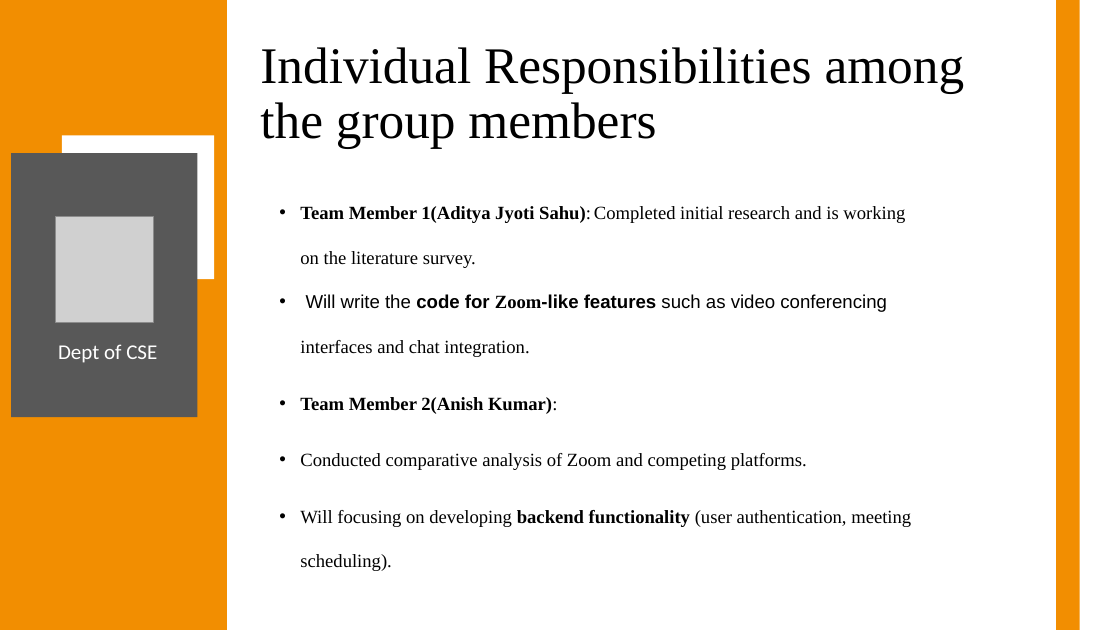
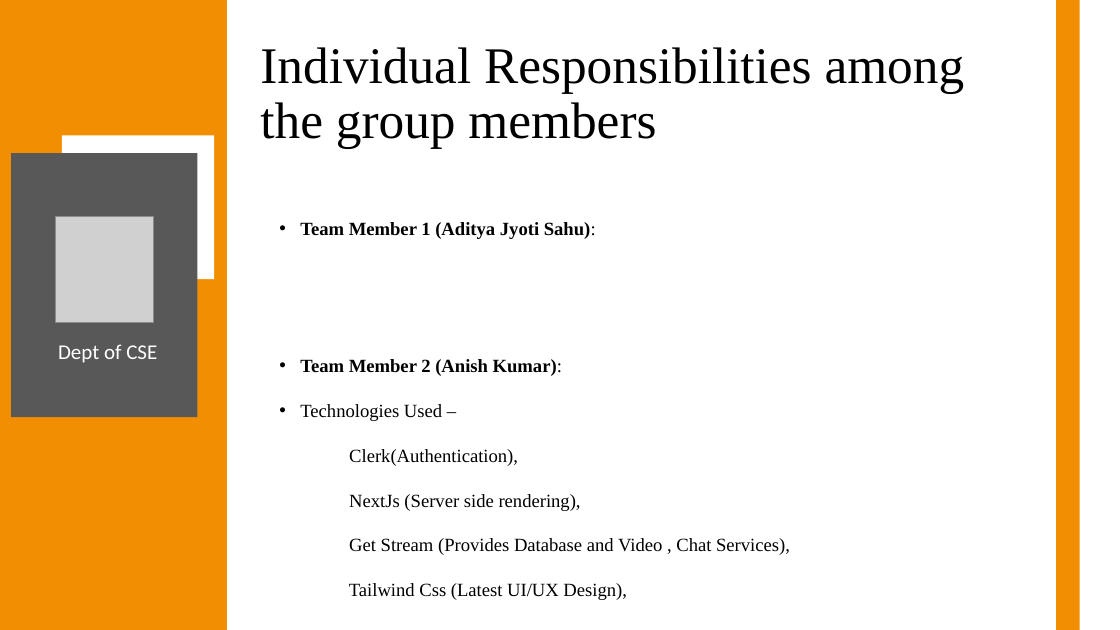
Before and after one commit to Anish202020/7th-Semester, a slide deck: slide 17 of Report & PPT/Project Work/Ppt/Callify Synopsis.pptx. Drawn at 1120x630 pixels with LibreOffice and Linux fonts; fonts in the diff are those of the drawing; grey boxes stand for pictures. Boxes give left, top, right and bottom in pixels: in the first picture for what was removed or moved away, otherwise in the second. Text is boxed around its words. In the diff, an @@ line names an element or a change of style, - is before the commit and + after.

Commit message:
commit changes

```diff
--- a/Report & PPT/Project Work/Ppt/Callify Synopsis.pptx
+++ b/Report & PPT/Project Work/Ppt/Callify Synopsis.pptx
@@ text at (x1=300, y1=222, x2=790, y2=600): text changed @@
-• Team Member 1(Aditya Jyoti Sahu): Completed initial research and is working on the literature survey.
-• Will write the code for Zoom-like features such as video conferencing interfaces and chat integration.
-• Team Member 2(Anish Kumar):
-• Conducted comparative analysis of Zoom and competing platforms.
-• Will focusing on developing backend functionality (user authentication, meeting scheduling).
+• Team Member 1 (Aditya Jyoti Sahu):
+• Team Member 2 (Anish Kumar):
+• Technologies Used –
+Clerk(Authentication),
+NextJs (Server side rendering),
+Get Stream (Provides Database and Video , Chat Services),
+Tailwind Css (Latest UI/UX Design),
```
Also in this commit, not shown: 5 other slides changed.
